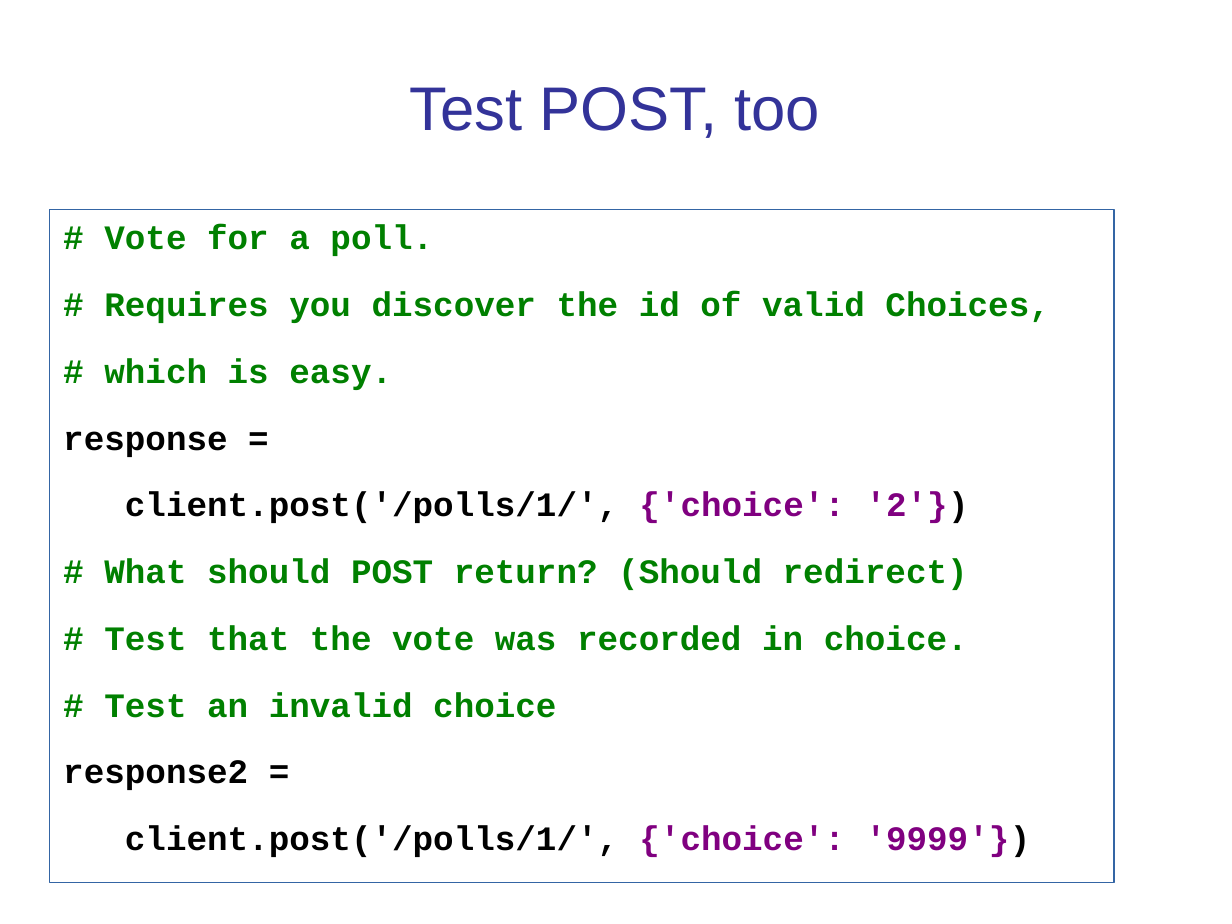
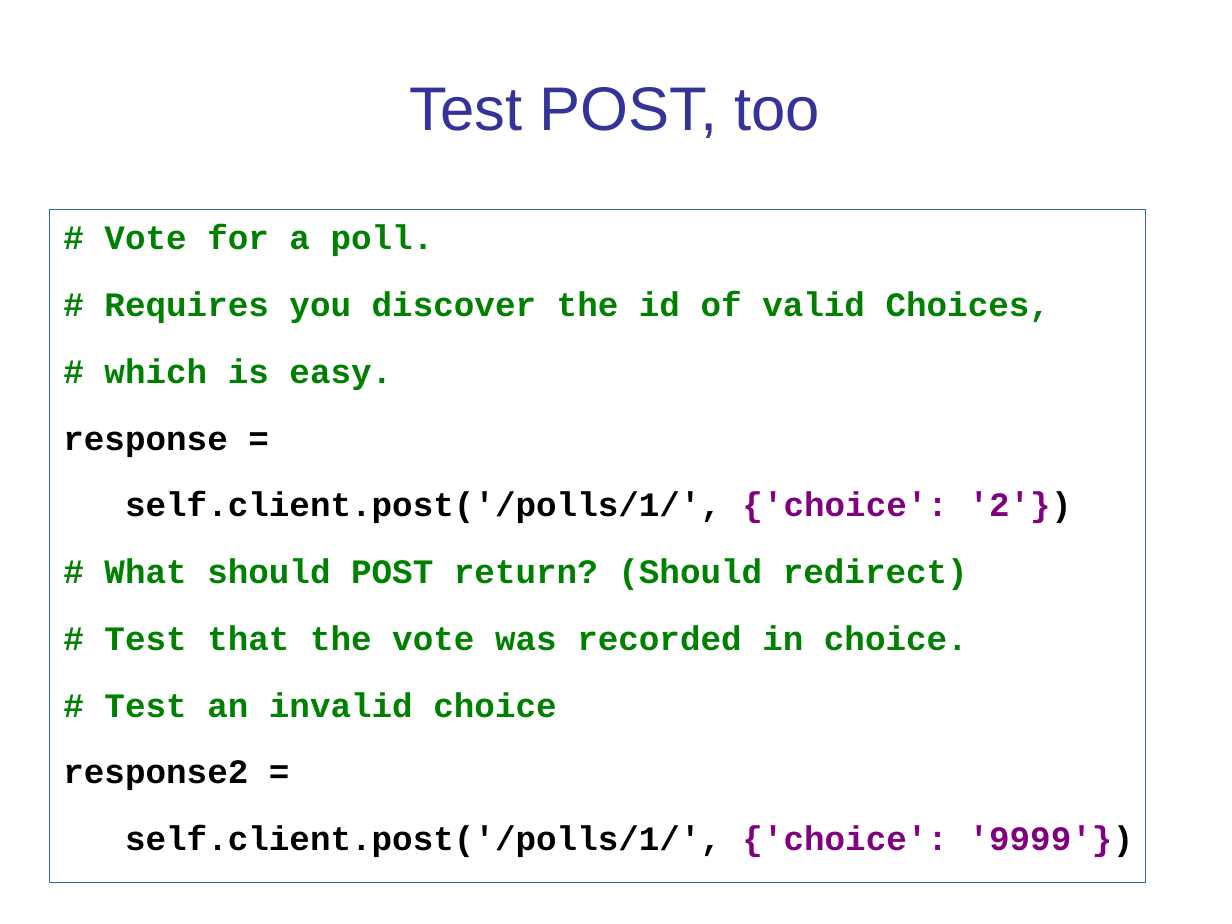
Before and after one commit to cpske/ISP, a slide deck: slide 12 of testing/WebTesting.ppt. Drawn at 1232x924 pixels with LibreOffice and Linux fonts; fonts in the diff are those of the drawing. Boxes give left, top, right and bottom in pixels: in the first picture for what was removed or moved away, otherwise in the second. Text is boxed around its words. In the diff, an @@ line names an element or a change of style, - is before the commit and + after.

```diff
--- a/testing/WebTesting.ppt
+++ b/testing/WebTesting.ppt
@@ text "# Vote for a poll.": place and size @@
-text "# Vote for a poll." at [49, 209, 1114, 882]
+text "# Vote for a poll." at [49, 209, 1146, 882]
@@ text at [125, 491, 1072, 523]: text changed @@
-client.post('/polls/1/', {'choice': '2'})
+self.client.post('/polls/1/', {'choice': '2'})
@@ text at [125, 825, 1134, 857]: text changed @@
-client.post('/polls/1/', {'choice': '9999'})
+self.client.post('/polls/1/', {'choice': '9999'})
```
Also in this commit, not shown: 9 other slides changed, 5 other files.
